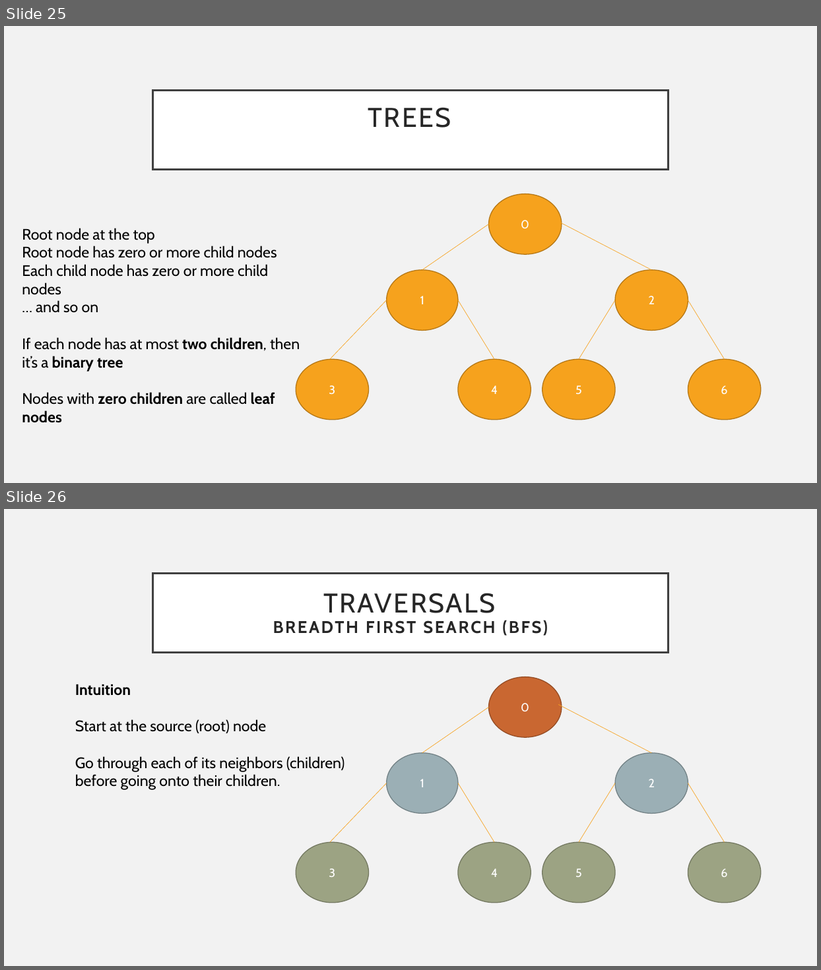
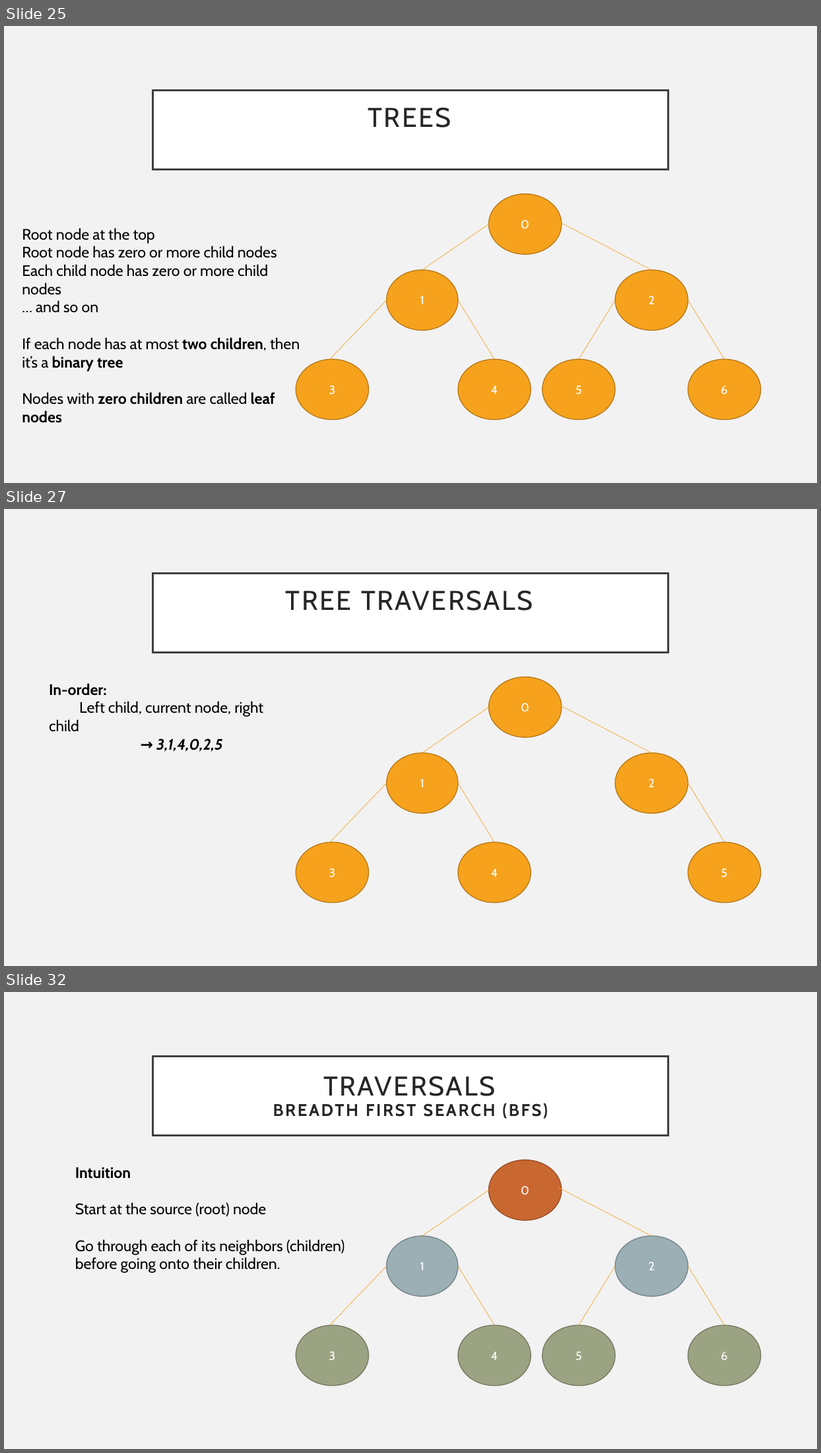
Before and after one commit to sidthekid134/coda-algo-club, a slide deck: Fifth Meeting - Graphs and Trees - 09-27-2017/graphs-and-trees.pptx. Shown one above the other, each under a label of ours: slides 25 and 26 before the commit, slides 25, 27 and 32 after it; the slides between them are not shown. The pictures are 821x970 and 821x1453 pixels, drawn with LibreOffice and Linux fonts; fonts in the diff are those of the drawing. Boxes give left, top, right and bottom in pixels: in the first picture for what was removed or moved away, otherwise in the second. Text is boxed around its words. In the diff, an @@ line names an element or a change of style, - is before the commit and + after.

Commit message:
updated graphs and trees ppt to have tree traversals

```diff
--- a/Fifth Meeting - Graphs and Trees - 09-27-2017/graphs-and-trees.pptx
+++ b/Fifth Meeting - Graphs and Trees - 09-27-2017/graphs-and-trees.pptx
@@ slide 27 added at (4, 509, 817, 966), background #F2F2F2 @@
@@ title added at (153, 573, 668, 652), fill #FFFFFF, outline #404040 2.5 pt, 32 pt, text #262626 @@
+TREE TRAVERSALS
@@ text added at (49, 683, 263, 752), 18 pt, text #000000 @@
+In-order:
+Left child, current node, right child
+      → 3,1,4,0,2,5
@@ ellipse added at (489, 677, 562, 738), fill #F6A21D, outline #B67815 1 pt, 14 pt, text #FFFFFF @@
+0
@@ line added from (558, 705) to (652, 753), #F6A21D 0.5 pt @@
@@ line added from (489, 707) to (422, 753), #F6A21D 0.5 pt @@
@@ ellipse added at (386, 753, 458, 813), fill #F6A21D, outline #B67815 1 pt, 14 pt, text #FFFFFF @@
+1
@@ ellipse added at (615, 753, 688, 813), fill #F6A21D, outline #B67815 1 pt, 14 pt, text #FFFFFF @@
+2
@@ line added from (386, 784) to (330, 843), #F6A21D 0.5 pt @@
@@ line added from (459, 784) to (494, 843), #F6A21D 0.5 pt @@
@@ line added from (688, 784) to (725, 843), #F6A21D 0.5 pt @@
@@ ellipse added at (296, 843, 369, 903), fill #F6A21D, outline #B67815 1 pt, 14 pt, text #FFFFFF @@
+3
@@ ellipse added at (459, 843, 531, 903), fill #F6A21D, outline #B67815 1 pt, 14 pt, text #FFFFFF @@
+4
@@ ellipse added at (688, 843, 761, 903), fill #F6A21D, outline #B67815 1 pt, 14 pt, text #FFFFFF @@
+5
@@ what was slide 26 is now slide 32 @@
```
Also in this commit, not shown: 1 slide changed, 5 other slides added.
